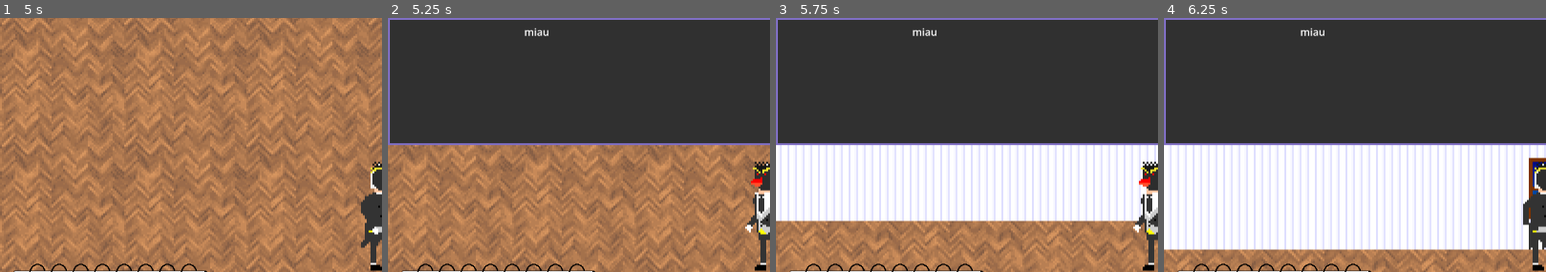
Above: before the commit, frames 1-4 (left to right).
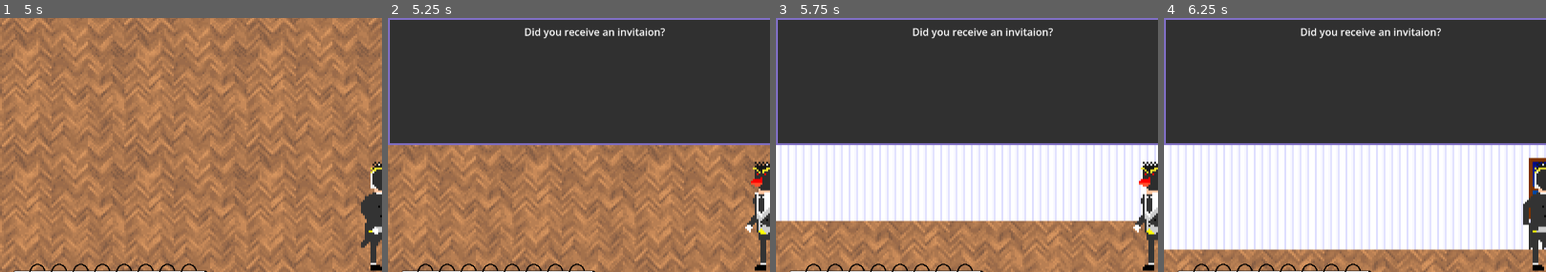
Above: after the commit, the same moments.

Repository: gartenschlaefer/mmmmm
Game: Godot game, scene res://scenes/testing/dialogue_test.tscn
The game is run twice, just before and just after one commit, with the same random seed, the same clock (stepped at 60 frames per second) and the same inputs. This scene is started directly instead of the project's main scene.
Inputs:
- Up to frame 1 (5 s): tap Enter at 0.5, 2 s; hold W (up) 0.53-2.03 s; tap X (interact) at 0.6, 1.35, 2.3, 3.05, 3.8, 4.35 s; tap Space at 1.25 s; hold A (left) 2.03-3.53 s; tap K (next_page) at 2.1 s; tap J (prev_page) at 2.85 s; hold S (down) 3.53-4.28 s; tap Tab (toggle_notes) at 3.6 s; hold D (right) from 4.28 s (still down)
- Up to frame 2 (5.25 s): release D (right) at 5.03 s; hold W (up) from 5.03 s (still down); tap X (interact) at 5.1 s
- Up to frame 3 (5.75 s): keep holding W (up)
- Up to frame 4 (6.25 s): release W (up) at 5.78 s; hold D (right) from 5.78 s (still down); tap K (next_page) at 5.85 s; tap X (interact) at 6.05 s
The pictures show only the part of the screen within x 0-50%, y 0-50%; the shares and areas given below are measured in that part.

Frame 1 is identical in both runs. In frame 2, 0.7% of the frame differs, in the area x 35-73%, y 3-9%; in frame 3, 0.7%; in frame 4, 0.7%.

Commit message:
dialogue invitation

Diff:
--- a/prefabs/character_frames/fox_frames.tres
+++ b/prefabs/character_frames/fox_frames.tres
@@ -1,6 +1,6 @@
-[gd_resource type="SpriteFrames" format=3 ]
+[gd_resource type="SpriteFrames" format=3 uid="uid://bbio2imehdy72"]
 
-[ext_resource type="Texture2D"  path="res://art/character/palettes/fox_palette.png" id="1_6jq0x"]
+[ext_resource type="Texture2D" uid="uid://bd1hlc6w3c0gi" path="res://art/character/palettes/fox_palette.png" id="1_6jq0x"]
 
 [sub_resource type="AtlasTexture" id="AtlasTexture_poaip"]
 atlas = ExtResource("1_6jq0x")
--- a/prefabs/dialogues/dialogue_cat.tres
+++ b/prefabs/dialogues/dialogue_cat.tres
@@ -2,6 +2,7 @@
 
 [ext_resource type="Script" uid="uid://cinbncgo4xpfj" path="res://scripts/dialogue_state_pieces.gd" id="1_80u5d"]
 [ext_resource type="Script" uid="uid://ceboagsql2avx" path="res://scripts/dialogue_piece.gd" id="2_1sir4"]
+[ext_resource type="Resource" uid="uid://cqlruwntrkcc3" path="res://prefabs/dialogues/fixed_pieces/dialogue_pieces_invitation.tres" id="2_fgvty"]
 [ext_resource type="Script" uid="uid://dnv403tys4e44" path="res://scripts/dialogue.gd" id="2_fw77h"]
 
 [sub_resource type="Resource" id="Resource_fgvty"]
@@ -16,5 +17,5 @@
 
 [resource]
 script = ExtResource("2_fw77h")
-dialogue_state_pieces = Array[ExtResource("1_80u5d")]([SubResource("Resource_l6jhc"), null, null, null])
+dialogue_state_pieces = Array[ExtResource("1_80u5d")]([ExtResource("2_fgvty"), SubResource("Resource_l6jhc"), null, null])
 metadata/_custom_type_script = "uid://dnv403tys4e44"
--- /dev/null
+++ b/prefabs/dialogues/dialogue_fox.tres
@@ -0,0 +1,12 @@
+[gd_resource type="Resource" script_class="Dialogue" format=3 uid="uid://myh7wu3hxp3n"]
+
+[ext_resource type="Texture2D" uid="uid://chrcxxy83ud1y" path="res://art/character_pictures/pic_mole.png" id="1_uba2g"]
+[ext_resource type="Script" uid="uid://cinbncgo4xpfj" path="res://scripts/dialogue_state_pieces.gd" id="2_3wpex"]
+[ext_resource type="Resource" uid="uid://cqlruwntrkcc3" path="res://prefabs/dialogues/fixed_pieces/dialogue_pieces_invitation.tres" id="3_uba2g"]
+[ext_resource type="Script" uid="uid://dnv403tys4e44" path="res://scripts/dialogue.gd" id="4_7albm"]
+
+[resource]
+script = ExtResource("4_7albm")
+dialogue_state_pieces = Array[ExtResource("2_3wpex")]([ExtResource("3_uba2g"), null, null, null, null])
+dialogue_picture = ExtResource("1_uba2g")
+metadata/_custom_type_script = "uid://dnv403tys4e44"
--- a/prefabs/dialogues/dialogue_mole.tres
+++ b/prefabs/dialogues/dialogue_mole.tres
@@ -7,26 +7,60 @@
 
 [sub_resource type="Resource" id="Resource_7bfi6"]
 script = ExtResource("2_hlne0")
-text_piece = "Hi and welcome"
+text_piece = "Oh, how did you get this [b]invitation[/b]? This was only meant for [color=red]Mr. Mouse[/color]!"
 metadata/_custom_type_script = "uid://ceboagsql2avx"
 
 [sub_resource type="Resource" id="Resource_bd2m5"]
 script = ExtResource("2_hlne0")
-text_piece = "It is very nice to be here"
+text_piece = "WHAT DO YOU SAY? MR. MOUSE IS DEAD?"
 metadata/_custom_type_script = "uid://ceboagsql2avx"
 
 [sub_resource type="Resource" id="Resource_ay8uj"]
 script = ExtResource("2_hlne0")
-text_piece = "this is the last piece!"
+text_piece = "That cannot be the truth, I just met him in the [img]art/symbols/spiral.png[/img]. That happend not long ago."
+metadata/_custom_type_script = "uid://ceboagsql2avx"
+
+[sub_resource type="Resource" id="Resource_wbwcx"]
+script = ExtResource("2_hlne0")
+text_piece = "So sad - I knew him well, he was my closest confidant"
+metadata/_custom_type_script = "uid://ceboagsql2avx"
+
+[sub_resource type="Resource" id="Resource_1q0de"]
+script = ExtResource("2_hlne0")
+text_piece = "Ok well, I will confess, we had a romantic relationship! Yes, [color=red]Mr. Mouse[/color] was my beloved, and I was his!"
+metadata/_custom_type_script = "uid://ceboagsql2avx"
+
+[sub_resource type="Resource" id="Resource_0yyct"]
+script = ExtResource("2_hlne0")
+text_piece = "How do you make people tell you their deepest secrets, you know your stuff."
+metadata/_custom_type_script = "uid://ceboagsql2avx"
+
+[sub_resource type="Resource" id="Resource_js2km"]
+script = ExtResource("2_hlne0")
+text_piece = "[color=red]Mr. Mouse[/color] was quite popular in our community - such a funny guy. May his soul rest in peace! "
+metadata/_custom_type_script = "uid://ceboagsql2avx"
+
+[sub_resource type="Resource" id="Resource_2xg7a"]
+script = ExtResource("2_hlne0")
+text_piece = "I cannot imaging one of the others not loving him. Wait - except one fellow "
+metadata/_custom_type_script = "uid://ceboagsql2avx"
+
+[sub_resource type="Resource" id="Resource_31eai"]
+script = ExtResource("2_hlne0")
+text_piece = "The new guy! Don't know what he is up to. Yes, okay, he is quite handy, but i don't trust him - especially after he yelled at [color=red]Mrs. Rabbit[/color]. Poor [color=red]Mrs. Rabbit[/color], she has not deserved this!"
 metadata/_custom_type_script = "uid://ceboagsql2avx"
 
 [sub_resource type="Resource" id="Resource_tqq1j"]
 script = ExtResource("1_dj7u0")
-dialogue_pieces = Array[ExtResource("2_hlne0")]([SubResource("Resource_7bfi6"), SubResource("Resource_bd2m5"), SubResource("Resource_ay8uj")])
+dialogue_pieces = Array[ExtResource("2_hlne0")]([SubResource("Resource_7bfi6"), SubResource("Resource_bd2m5"), SubResource("Resource_ay8uj"), SubResource("Resource_wbwcx"), SubResource("Resource_1q0de"), SubResource("Resource_0yyct"), SubResource("Resource_js2km"), SubResource("Resource_2xg7a"), SubResource("Resource_31eai")])
+metadata/_custom_type_script = "uid://cinbncgo4xpfj"
+
+[sub_resource type="Resource" id="Resource_1bc8h"]
+script = ExtResource("1_dj7u0")
 metadata/_custom_type_script = "uid://cinbncgo4xpfj"
 
 [resource]
 script = ExtResource("2_p67qg")
-dialogue_state_pieces = Array[ExtResource("1_dj7u0")]([SubResource("Resource_tqq1j"), null, null, null, null])
+dialogue_state_pieces = Array[ExtResource("1_dj7u0")]([SubResource("Resource_tqq1j"), SubResource("Resource_1bc8h"), null, null])
 dialogue_picture = ExtResource("1_hlne0")
 metadata/_custom_type_script = "uid://dnv403tys4e44"
--- /dev/null
+++ b/prefabs/dialogues/fixed_pieces/dialogue_pieces_invitation.tres
@@ -0,0 +1,14 @@
+[gd_resource type="Resource" script_class="DialogueStatePieces" format=3 uid="uid://cqlruwntrkcc3"]
+
+[ext_resource type="Script" uid="uid://ceboagsql2avx" path="res://scripts/dialogue_piece.gd" id="1_343iw"]
+[ext_resource type="Script" uid="uid://cinbncgo4xpfj" path="res://scripts/dialogue_state_pieces.gd" id="2_dnxaa"]
+
+[sub_resource type="Resource" id="Resource_343iw"]
+script = ExtResource("1_343iw")
+text_piece = "Did you receive an invitaion?"
+metadata/_custom_type_script = "uid://ceboagsql2avx"
+
+[resource]
+script = ExtResource("2_dnxaa")
+dialogue_pieces = Array[ExtResource("1_343iw")]([SubResource("Resource_343iw")])
+metadata/_custom_type_script = "uid://cinbncgo4xpfj"
--- /dev/null
+++ b/prefabs/npc_fox.tscn
@@ -0,0 +1,46 @@
+[gd_scene format=3 uid="uid://bjyin8attw32v"]
+
+[ext_resource type="Script" path="res://scripts/guest_character.gd" id="1_ng3sq"]
+[ext_resource type="Resource" uid="uid://myh7wu3hxp3n" path="res://prefabs/dialogues/dialogue_fox.tres" id="2_ng3sq"]
+[ext_resource type="SpriteFrames" uid="uid://bbio2imehdy72" path="res://prefabs/character_frames/fox_frames.tres" id="3_ng3sq"]
+[ext_resource type="Texture2D" uid="uid://3x13m8kfwilx" path="res://art/character/masks/fox.png" id="4_mqw3i"]
+[ext_resource type="Texture2D" uid="uid://b4yvg2aa1mv31" path="res://art/character/rufzeichen.png" id="5_0hfsr"]
+
+[sub_resource type="RectangleShape2D" id="RectangleShape2D_opw8q"]
+size = Vector2(26, 13)
+
+[sub_resource type="CircleShape2D" id="CircleShape2D_opw8q"]
+radius = 50.0
+
+[node name="npc_fox" type="CharacterBody2D" unique_id=2123288575]
+script = ExtResource("1_ng3sq")
+dialogue = ExtResource("2_ng3sq")
+
+[node name="gentleman" type="AnimatedSprite2D" parent="." unique_id=1398371554]
+texture_filter = 1
+position = Vector2(0, -32)
+sprite_frames = ExtResource("3_ng3sq")
+animation = &"idle"
+autoplay = "idle"
+
+[node name="mask" type="Sprite2D" parent="." unique_id=904042948]
+texture_filter = 1
+position = Vector2(0, -55)
+texture = ExtResource("4_mqw3i")
+
+[node name="CollisionShape2D" type="CollisionShape2D" parent="." unique_id=828608947]
+position = Vector2(0, -6.5)
+shape = SubResource("RectangleShape2D_opw8q")
+
+[node name="interaction_area" type="Area2D" parent="." unique_id=862306716]
+position = Vector2(0, -17)
+collision_layer = 16
+collision_mask = 8
+
+[node name="CollisionShape2D" type="CollisionShape2D" parent="interaction_area" unique_id=701197299]
+shape = SubResource("CircleShape2D_opw8q")
+
+[node name="rufzeichen" type="Sprite2D" parent="." unique_id=1419467187]
+texture_filter = 1
+position = Vector2(0, -78)
+texture = ExtResource("5_0hfsr")
Not shown: 1 places in prefabs/npc_cat.tscn that only renumber resources
Not shown, changed: doc/SPOILER_documentation.md
